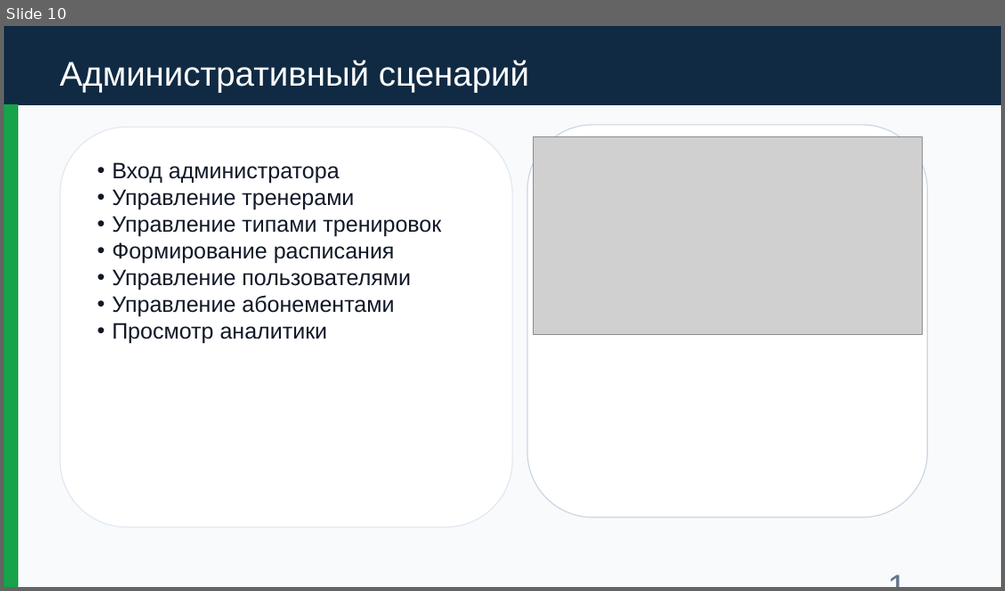
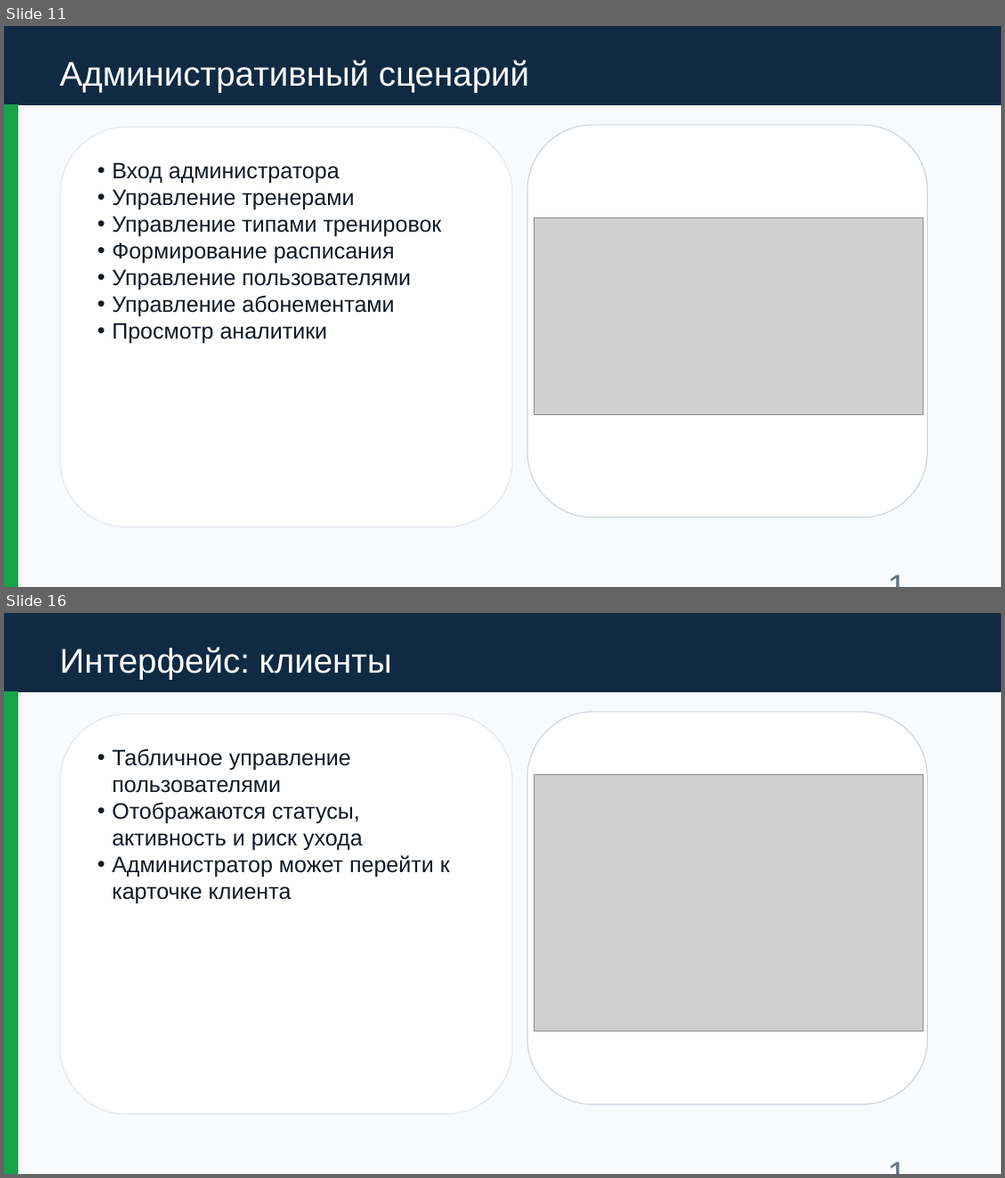
Before and after one commit to 9onin/fitness_gym_app, a slide deck: docs/fitness_gym_defense_presentation.pptx. Shown one above the other, each under a label of ours: slide 10 before the commit, slides 11 and 16 after it; the slides between them are not shown. The pictures are 1005x591 and 1005x1178 pixels, drawn with LibreOffice and Linux fonts; fonts in the diff are those of the drawing; grey boxes stand for pictures. Boxes give left, top, right and bottom in pixels: in the first picture for what was removed or moved away, otherwise in the second. Text is boxed around its words. In the diff, an @@ line names an element or a change of style, - is before the commit and + after.

```diff
--- a/docs/fitness_gym_defense_presentation.pptx
+++ b/docs/fitness_gym_defense_presentation.pptx
@@ slide 16 added at (4,613,1001,1174), background #FFFFFF @@
@@ rectangle added at (4,613,1001,1174), fill #F8FAFC, outline #F8FAFC 1 pt @@
@@ rectangle added at (4,613,1001,691), fill #102A43, outline #102A43 1 pt @@
@@ text added at (60,647,392,680), 33 pt, text #FFFFFF @@
+Интерфейс: клиенты
@@ rectangle added at (4,691,17,1174), fill #16A34A, outline #16A34A 1 pt @@
@@ rounded rectangle added at (60,714,512,1114), fill #FFFFFF, outline #E2E8F0 1 pt, 21.5 pt, text #111827 @@
+• Табличное управление пользователями
+• Отображаются статусы, активность и риск ухода
+• Администратор может перейти к карточке клиента
@@ rounded rectangle added at (527,712,928,1104), fill #FFFFFF, outline #CBD5E1 1 pt @@
@@ picture added at (534,775,923,1032) @@
@@ text added at (873,1143,925,1161), 33 pt, text #64748B @@
+16
@@ what was slide 10 is now slide 11 @@
@@ slide 11 changed as well @@
@@ picture: place and size @@
-picture at (534,136,922,334)
+picture at (534,217,923,415)
```
Also in this commit, not shown: 14 other slides changed, 5 other slides added, 34 other files.
